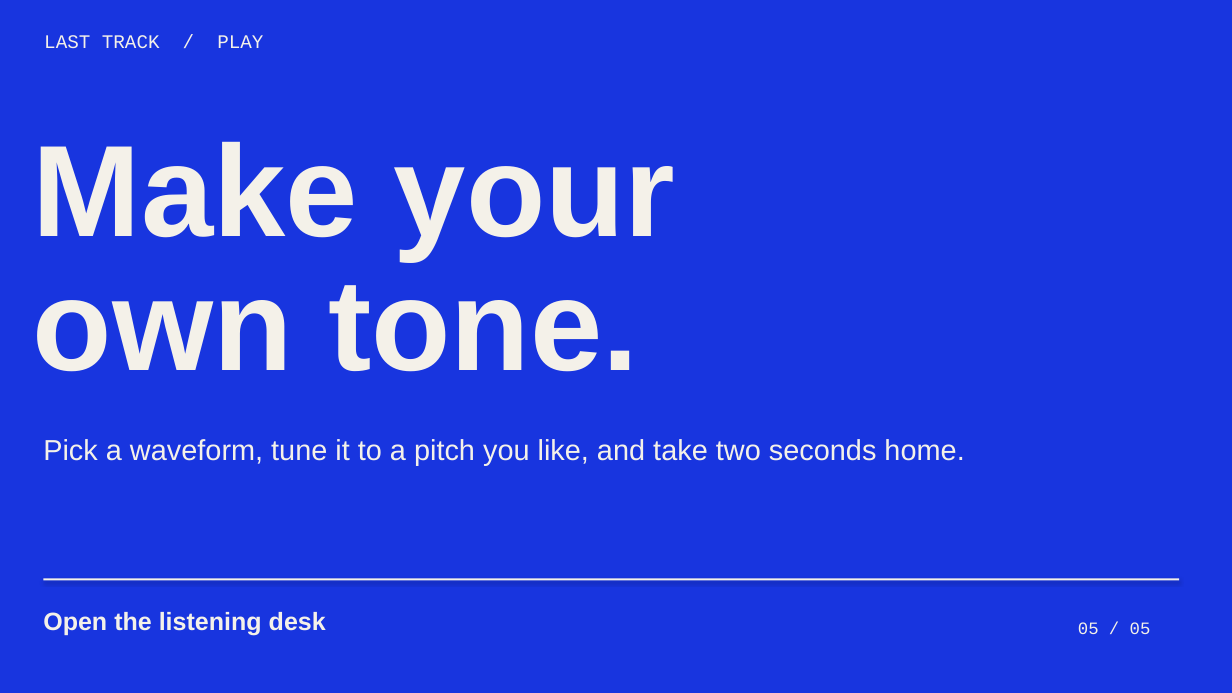
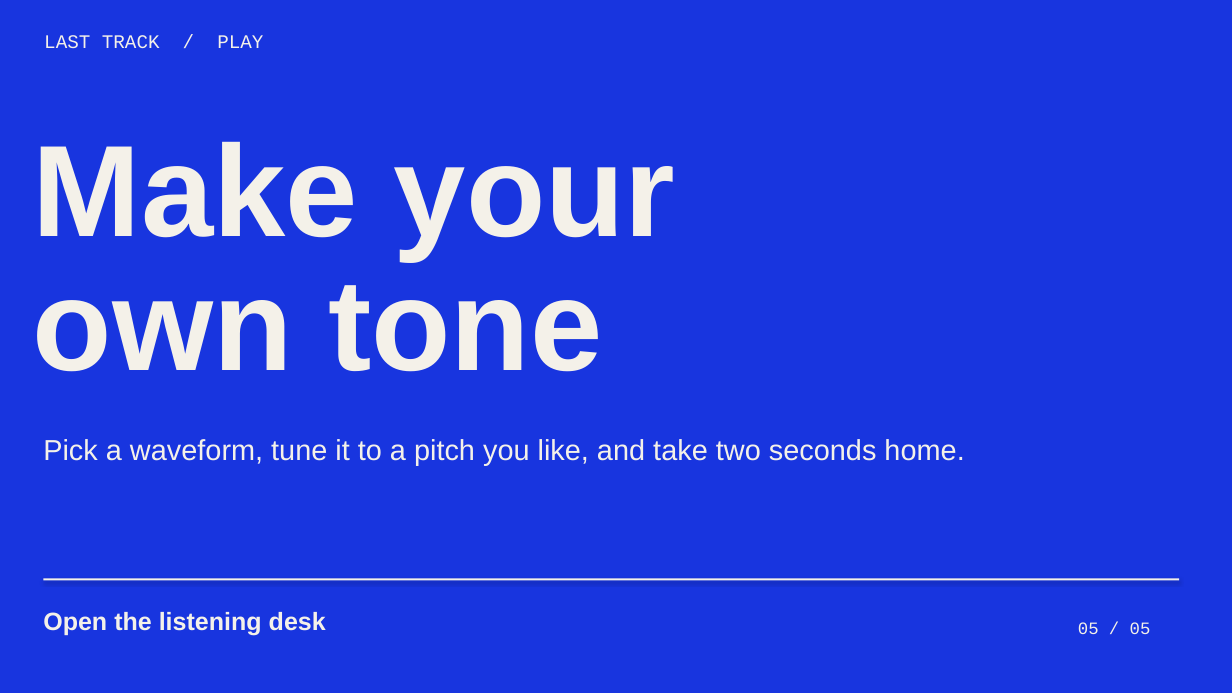
Before and after one commit to joeymilano/joey-design, a slide deck: slide 5 of docs/fold-deck-en.pptx. Drawn at 1232x693 pixels with LibreOffice and Linux fonts; fonts in the diff are those of the drawing. Boxes give left, top, right and bottom in pixels: in the first picture for what was removed or moved away, otherwise in the second. Text is boxed around its words. In the diff, an @@ line names an element or a change of style, - is before the commit and + after.

```diff
--- a/docs/fold-deck-en.pptx
+++ b/docs/fold-deck-en.pptx
@@ text at (33, 285, 602, 372): text changed @@
-own tone.
+own tone
```
Also in this commit, not shown: 4 other slides changed, 23 other files.
